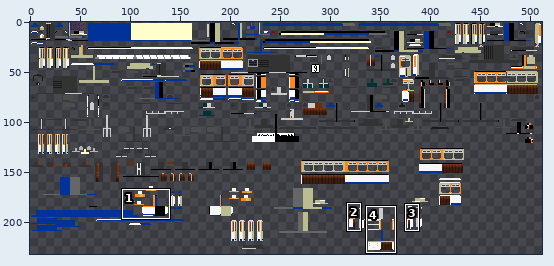
File history of a sprite sheet, src/main/resources/assets/tc/textures/trains/Duewag_GT6ER_White.png. The picture above shows the old version from afar; the outline marks the close-up.
Close-up. First the earlier version:
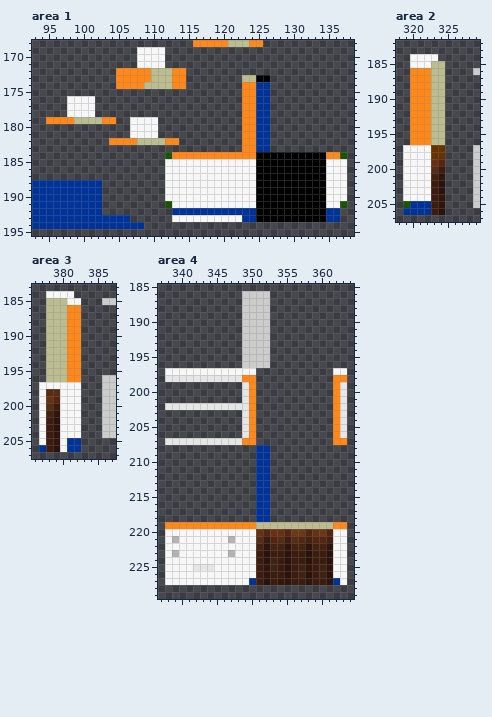
The file is 512x256 pixels. Colours within 5 levels of each other are drawn and written as one. Shown: area 1: x 93..138, y 168..195; area 2: x 318..329, y 182..207; area 3: x 376..387, y 183..207; area 4: x 337..364, y 185..229. The wide view leaves out empty margins. The commit also changed other parts of the picture, which this record leaves out.
New version:
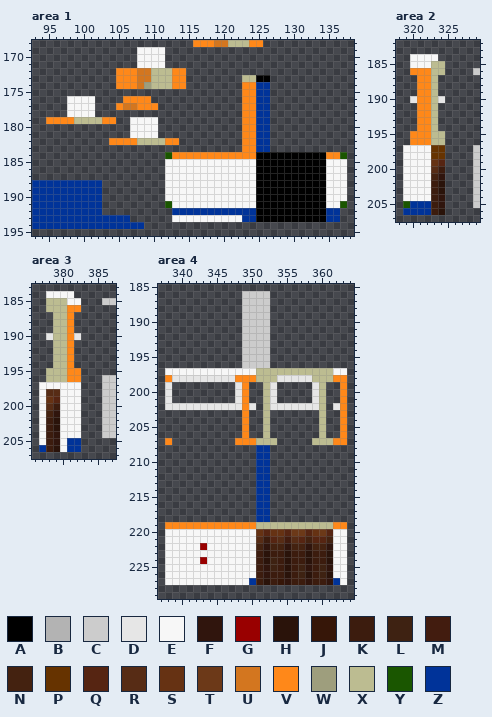
Palette (. is transparent): A #000000  B #b3b3b3  C #cccccc  D #e6e6e6  E #f7f7f7  F #30150d  G #990000  H #2a130a  J #361608  K #3c1c0e  L #3e2212  M #421c0f  N #442210  P #663300  Q #562512  R #572c15  S #663213  T #6c3918  U #d3761f  V #ff8819  W #9e9e7d  X #bcbc91  Y #1a5600  Z #003399
Changes in this commit:
Area 1:
y 168: x 119..120 VV -> UU
y 172..173: x 108..109 VV -> UU
y 174: x 108..109 VX -> UW
y 176: x 106..109 .... -> VVVV
y 177: x 105..110 ...... -> VUUVVV
Area 2:
y 187..189: x 320 V -> .; x 324 X -> .
y 190: x 320 V -> D; x 324 X -> D
y 191..194: x 320 V -> .; x 324 X -> .
Area 3:
y 187..189: x 378 X -> .; x 382 V -> .
y 190: x 378 X -> D; x 382 V -> D
y 191..194: x 378 X -> .; x 382 V -> .
Area 4:
y 197: x 351..361 ........... -> XXXXXXXXXXX
y 198: x 338 D -> V; x 348 D -> V; x 351..361 ........... -> XXXDDDDDXXX
y 199..201: x 338 . -> D; x 348..350 .DV -> DV.; x 352..353 .. -> XD; x 359..360 .. -> DX; x 362..363 VD -> .V
y 202: x 349..350 DV -> VD; x 352..360 ......... -> XDDDDDDDX; x 362..363 VD -> DV
y 203..206: x 349..350 DV -> V.; x 352 . -> X; x 360 . -> X; x 362..363 VD -> .V
y 207: x 338..348 DDDDDDDDDDD -> V.........V; x 351..353 ... -> XXX; x 359..361 ... -> XXX
y 221: x 339 B -> E; x 347 B -> E
y 222: x 343 E -> G
y 223: x 339 B -> E; x 347 B -> E
y 224: x 343 E -> G
y 225: x 342..344 DDD -> EEE
